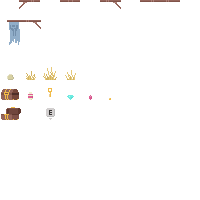
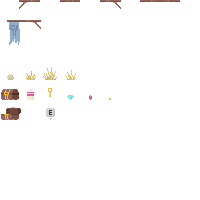
Layers edited between the first and the second (200, 200) image:
painted on "Layer 10" over (x1=27, y1=89, x2=34, y2=100)
